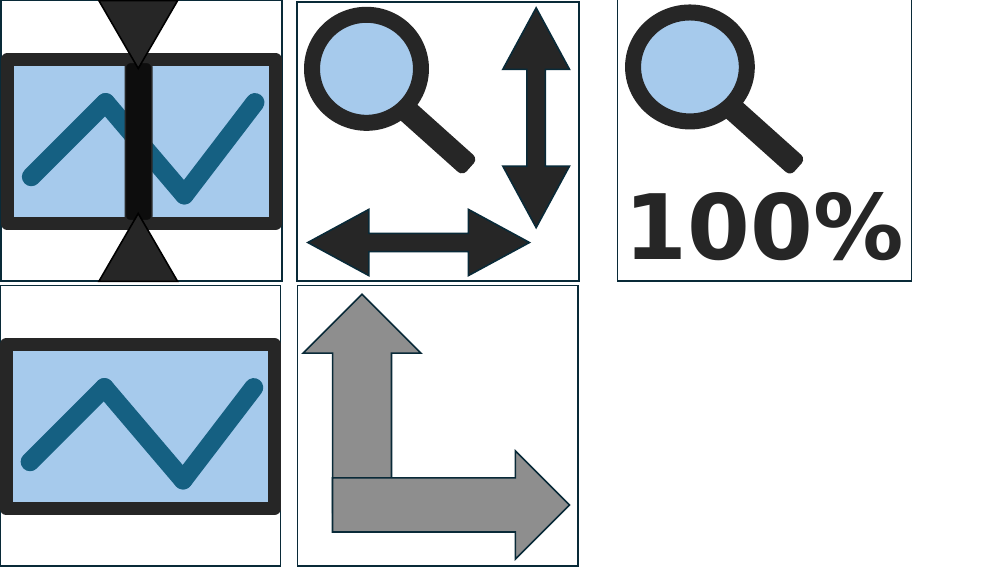
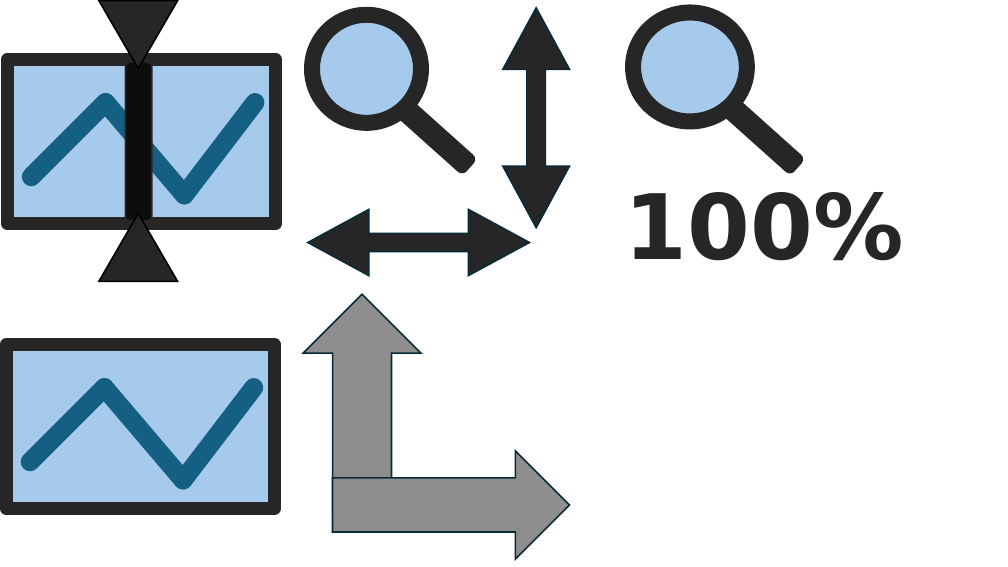
Before and after one commit to scrutinydebugger/scrutiny-devtools, a slide deck: slide 4 of graphics/graphics.pptx. Drawn at 1008x567 pixels with LibreOffice and Linux fonts; fonts in the diff are those of the drawing. Boxes give left, top, right and bottom in pixels: in the first picture for what was removed or moved away, otherwise in the second. Text is boxed around its words. In the diff, an @@ line names an element or a change of style, - is before the commit and + after.

```diff
--- a/graphics/graphics.pptx
+++ b/graphics/graphics.pptx
@@ rectangle removed at [2,1,282,281] @@
@@ rectangle removed at [297,2,579,281] @@
@@ rectangle removed at [618,0,912,281] @@
@@ rectangle removed at [0,286,281,566] @@
@@ rectangle removed at [298,286,578,566] @@
```
Also in this commit, not shown: 4 other files.
